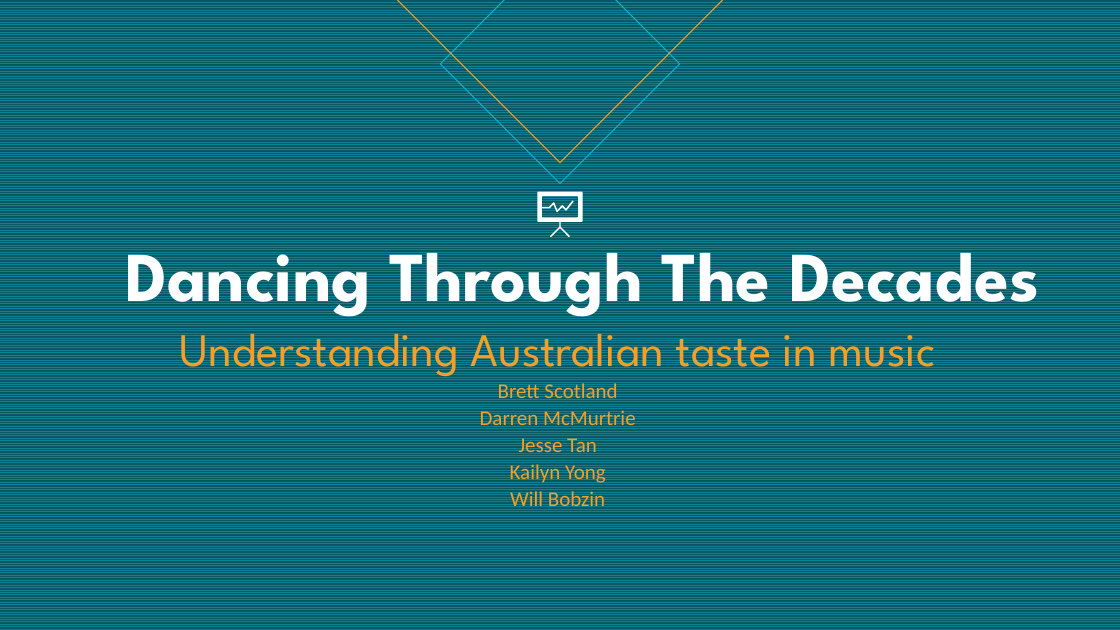
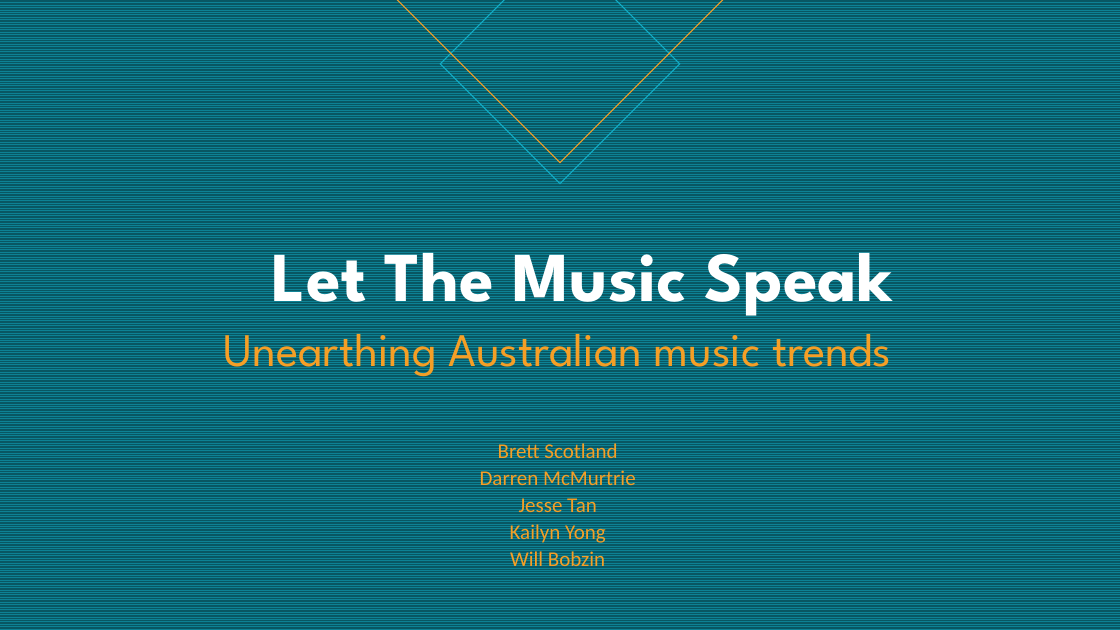
Before and after one commit to relaernu/project_1, a slide deck: slide 1 of Dancing Through The Decades - Final Draft.pptx. Drawn at 1120x630 pixels with LibreOffice and Linux fonts; fonts in the diff are those of the drawing. Boxes give left, top, right and bottom in pixels: in the first picture for what was removed or moved away, otherwise in the second. Text is boxed around its words. In the diff, an @@ line names an element or a change of style, - is before the commit and + after.

```diff
--- a/Dancing Through The Decades - Final Draft.pptx
+++ b/Dancing Through The Decades - Final Draft.pptx
@@ freeform shape removed at <box>538,192,583,237</box> @@
@@ freeform shape removed at <box>542,201,574,213</box> @@
@@ title at <box>224,231,893,572</box>: text changed; font League Spartan to Calibri @@
-Dancing Through The Decades
-Understanding Australian taste in music
-Brett Scotland
-Darren McMurtrie
-Jesse Tan
-Kailyn Yong
-Will Bobzin
+Let The Music Speak
+Unearthing Australian music trends
+Brett Scotland
+Darren McMurtrie
+Jesse Tan
+Kailyn Yong
+Will Bobzin
```
Also in this commit, not shown: 4 other slides changed, 2 slides added, 9 slides removed.
